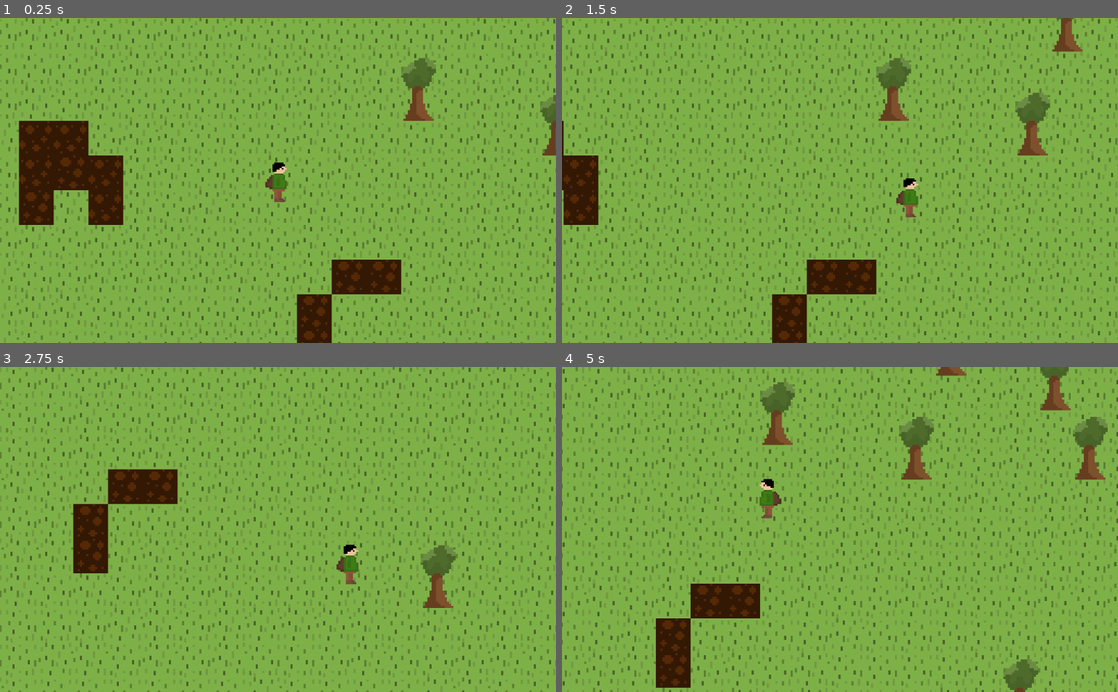
Above: before the commit, frames 1-4 (two rows, left to right).
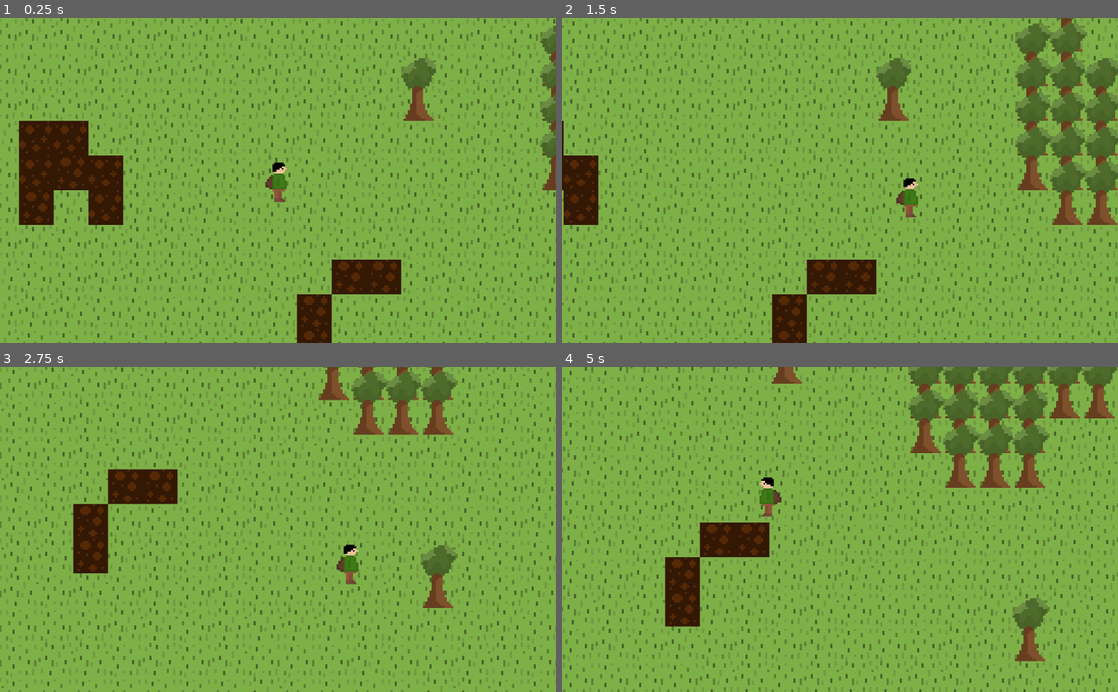
Above: after the commit, the same moments.

Repository: nalton-software/godot-fire-jam
Game: Godot game, scene res://scenes/Main.tscn
The game is run twice, just before and just after one commit, with the same random seed, the same clock (stepped at 60 frames per second) and the same inputs.
Inputs:
- Up to frame 1 (0.25 s): no input
- Up to frame 2 (1.5 s): tap Enter at 0.5 s; hold Right (ui_right) 0.53-1.28 s; hold Down (ui_down) from 1.28 s (still down)
- Up to frame 3 (2.75 s): release Down (ui_down) at 2.03 s; hold Right (ui_right) from 2.03 s (still down)
- Up to frame 4 (5 s): release Right (ui_right) at 2.78 s; hold Up (ui_up) 2.78-3.53 s; hold Left (ui_left) from 3.53 s (still down)

The runs differ from the first frame. In frame 1, 0.7% of the frame differs, in the area x 97-100%, y 2-53%; in frame 2, 6.3%; in frame 3, 2.6%; in frame 4, 27%, in the area x 0-100%, y 0-100%.

Commit message:
add y sort

Diff:
--- a/resources/tileset.tres
+++ b/resources/tileset.tres
@@ -1,6 +1,9 @@
-[gd_resource type="TileSet" load_steps=2 format=2]
+[gd_resource type="TileSet" load_steps=3 format=2]
 
 [ext_resource path="res://art/tileset.png" type="Texture" id=1]
+
+[sub_resource type="ConvexPolygonShape2D" id=1]
+points = PoolVector2Array( 16, 32, 0, 32, 0, 16, 16, 16 )
 
 [resource]
 4/name = "Tree"
@@ -13,9 +16,16 @@
 4/navigation_offset = Vector2( 0, 0 )
 4/shape_offset = Vector2( 0, 0 )
 4/shape_transform = Transform2D( 1, 0, 0, 1, 0, 0 )
+4/shape = SubResource( 1 )
 4/shape_one_way = false
-4/shape_one_way_margin = 0.0
-4/shapes = [  ]
+4/shape_one_way_margin = 1.0
+4/shapes = [ {
+"autotile_coord": Vector2( 0, 0 ),
+"one_way": false,
+"one_way_margin": 1.0,
+"shape": SubResource( 1 ),
+"shape_transform": Transform2D( 1, 0, 0, 1, 0, 0 )
+} ]
 4/z_index = 0
 5/name = "Grass"
 5/texture = ExtResource( 1 )
--- a/scenes/Main.tscn
+++ b/scenes/Main.tscn
@@ -27,16 +27,18 @@
 format = 1
 tile_data = PoolIntArray( -1310749, 2, 1, -1310748, 2, 1, -1310747, 2, 1, -1310746, 2, 1, -1310745, 2, 1, -1310744, 2,  …(43415 unchanged characters)…
 
-[node name="Objects" type="TileMap" parent="."]
+[node name="YSort" type="YSort" parent="."]
+
+[node name="Player" parent="YSort" instance=ExtResource( 3 )]
+position = Vector2( 349.086, 110.001 )
+
+[node name="HUD" parent="YSort" instance=ExtResource( 2 )]
+
+[node name="Objects" type="TileMap" parent="YSort"]
 scale = Vector2( 4, 4 )
 tile_set = ExtResource( 1 )
 cell_size = Vector2( 16, 16 )
 format = 1
-tile_data = PoolIntArray( -458747, 4, 0, -262147, 4, 0, -327661, 4, 0, -196618, 4, 0, -262130, 4, 0, -196591, 4, 0, -131063, 4, 0, -65523, 4, 0, -65518, 4, 0, 1, 1, 0, 65536, 1, 0, 393210, 4, 0, 393232, 4, 0, 786437, 4, 0 )
+tile_data = PoolIntArray( -458747, 4, 0, -262147, 4, 0, -327661, 4, 0, -196618, 4, 0, -262130, 4, 0, -196595, 4, 0, -196594, 4, 0, -196591, 4, 0, -131063, 4, 0, -131059, 4, 0, -131058, 4, 0, -131057, 4, 0, -131056, 4, 0, -131055, 4, 0, -65523, 4, 0, -65522, 4, 0, -65521, 4, 0, -65520, 4, 0, -65519, 4, 0, -65518, 4, 0, 1, 1, 0, 13, 4, 0, 14, 4, 0, 15, 4, 0, 16, 4, 0, 65536, 1, 0, 65550, 4, 0, 65551, 4, 0, 65552, 4, 0, 393210, 4, 0, 393232, 4, 0, 786437, 4, 0 )
 
-[node name="HUD" parent="." instance=ExtResource( 2 )]
-
-[node name="Player" parent="." instance=ExtResource( 3 )]
-position = Vector2( 349.086, 110.001 )
-
-[node name="Wood" parent="." instance=ExtResource( 4 )]
+[node name="Wood" parent="YSort" instance=ExtResource( 4 )]
